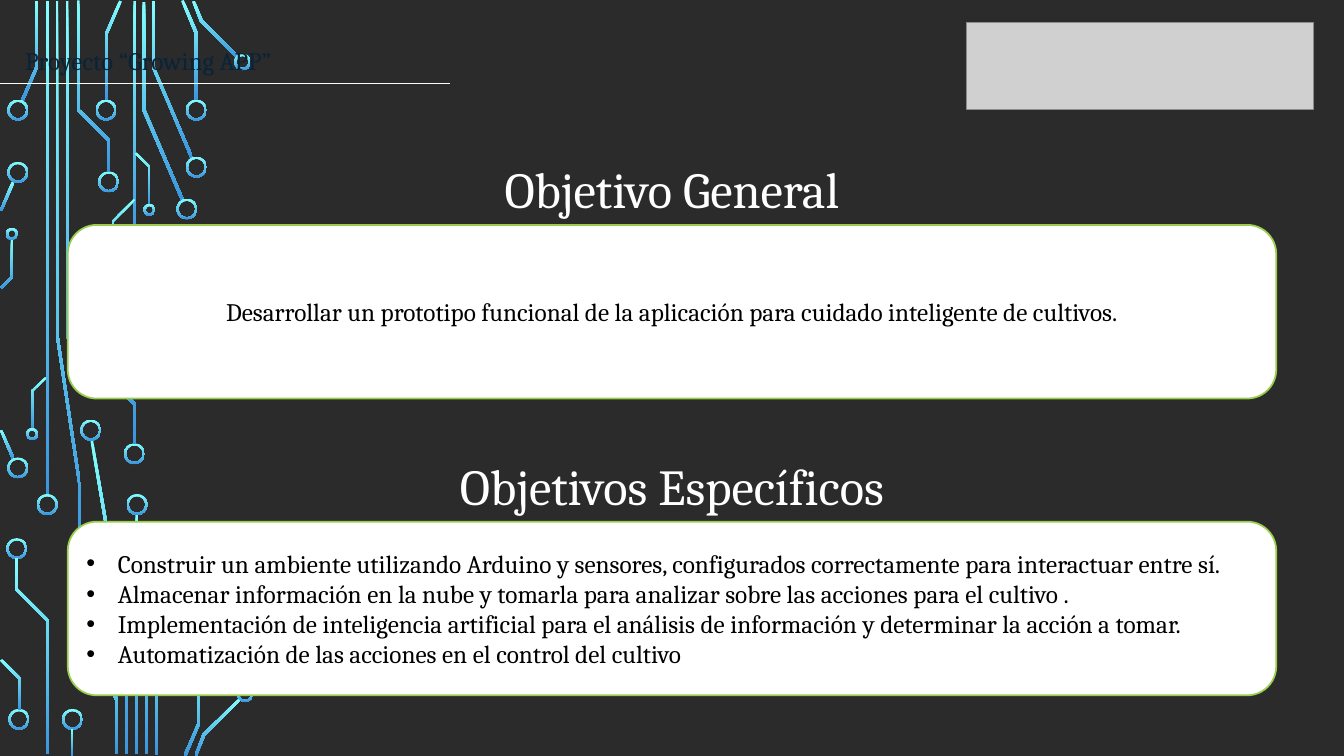
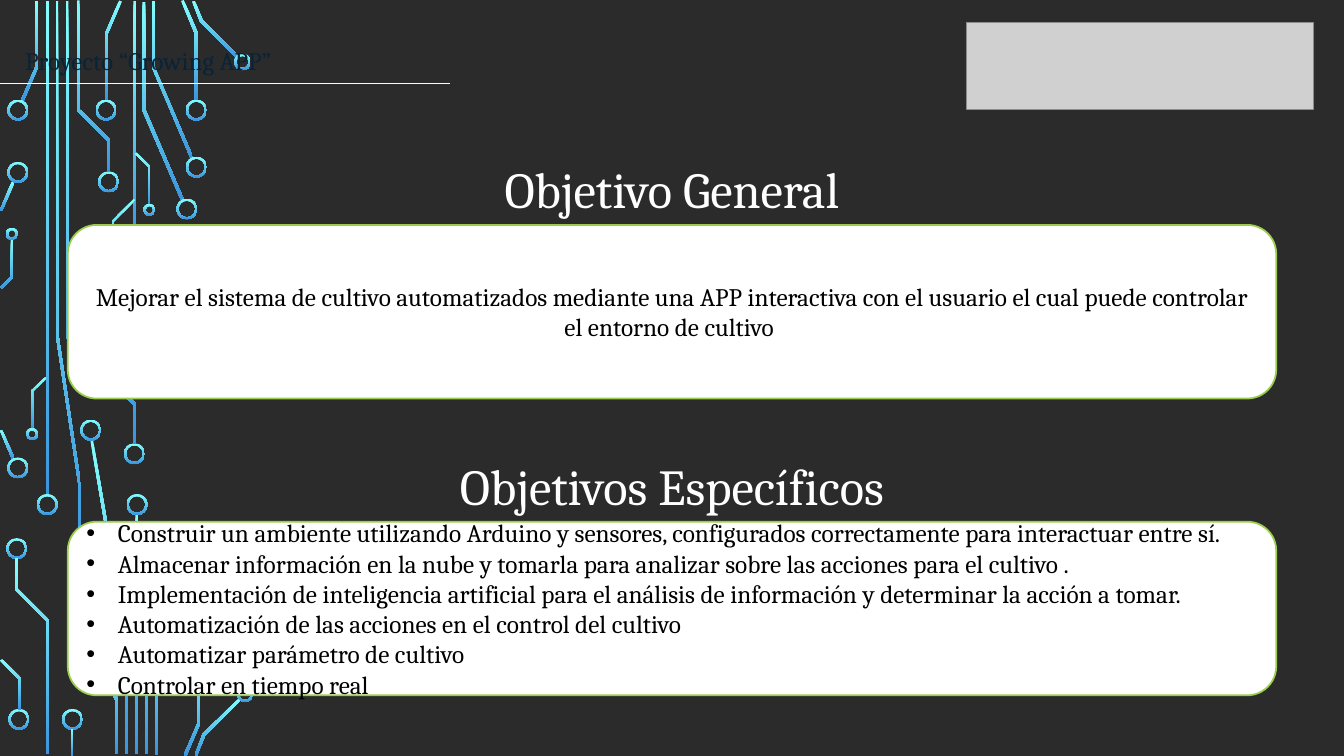
Before and after one commit to DiegoFarias19/GrowingAPP, a slide deck: slide 4 of Entrega Grupal/Presentacion EA1.pptx. Drawn at 1344x756 pixels with LibreOffice and Linux fonts; fonts in the diff are those of the drawing; grey boxes stand for pictures; background and template pictures are left out; a plain dark background stands for a picture behind light text. Boxes give left, top, right and bottom in pixels: in the first picture for what was removed or moved away, otherwise in the second. Text is boxed around its words. In the diff, an @@ line names an element or a change of style, - is before the commit and + after.

```diff
--- a/Entrega Grupal/Presentacion EA1.pptx
+++ b/Entrega Grupal/Presentacion EA1.pptx
@@ text in rounded rectangle at [96,288,1247,337]: text changed @@
-Desarrollar un prototipo funcional de la aplicación para cuidado inteligente de cultivos.
+Mejorar el sistema de cultivo automatizados mediante una APP interactiva con el usuario el cual puede controlar el entorno de cultivo
@@ text in rounded rectangle at [118,645,464,700]: paragraphs added @@
+• Automatizar parámetro de cultivo
+• Controlar en tiempo real
```
Also in this commit, not shown: 6 other slides changed, 2 other files.
